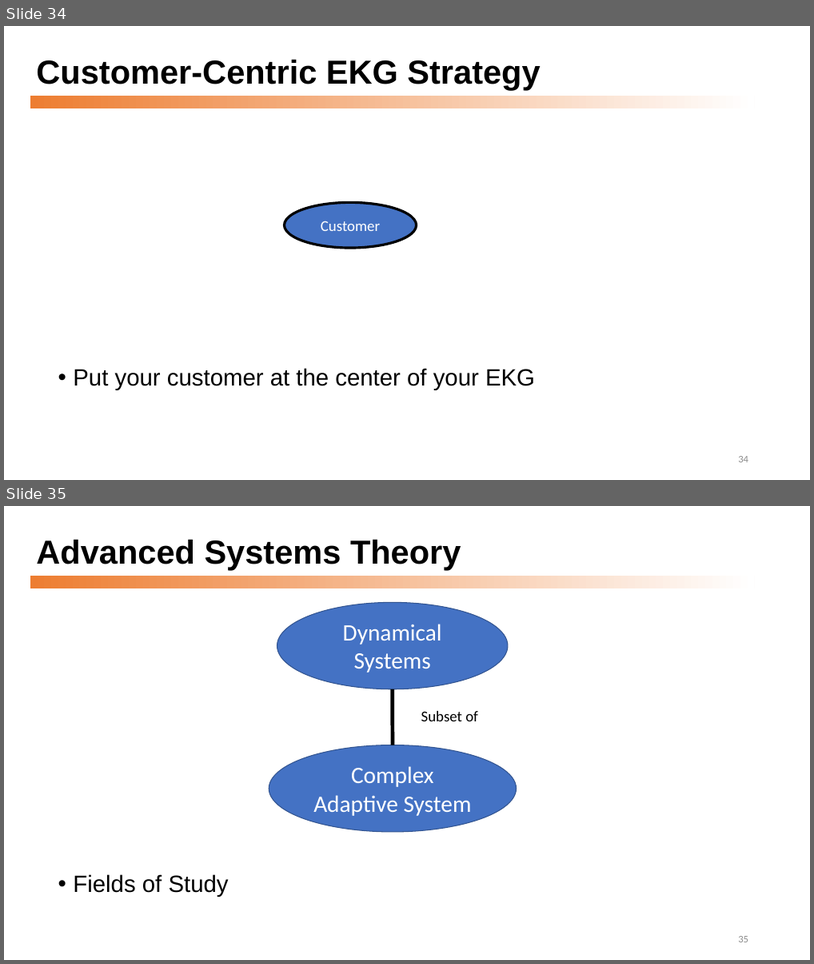
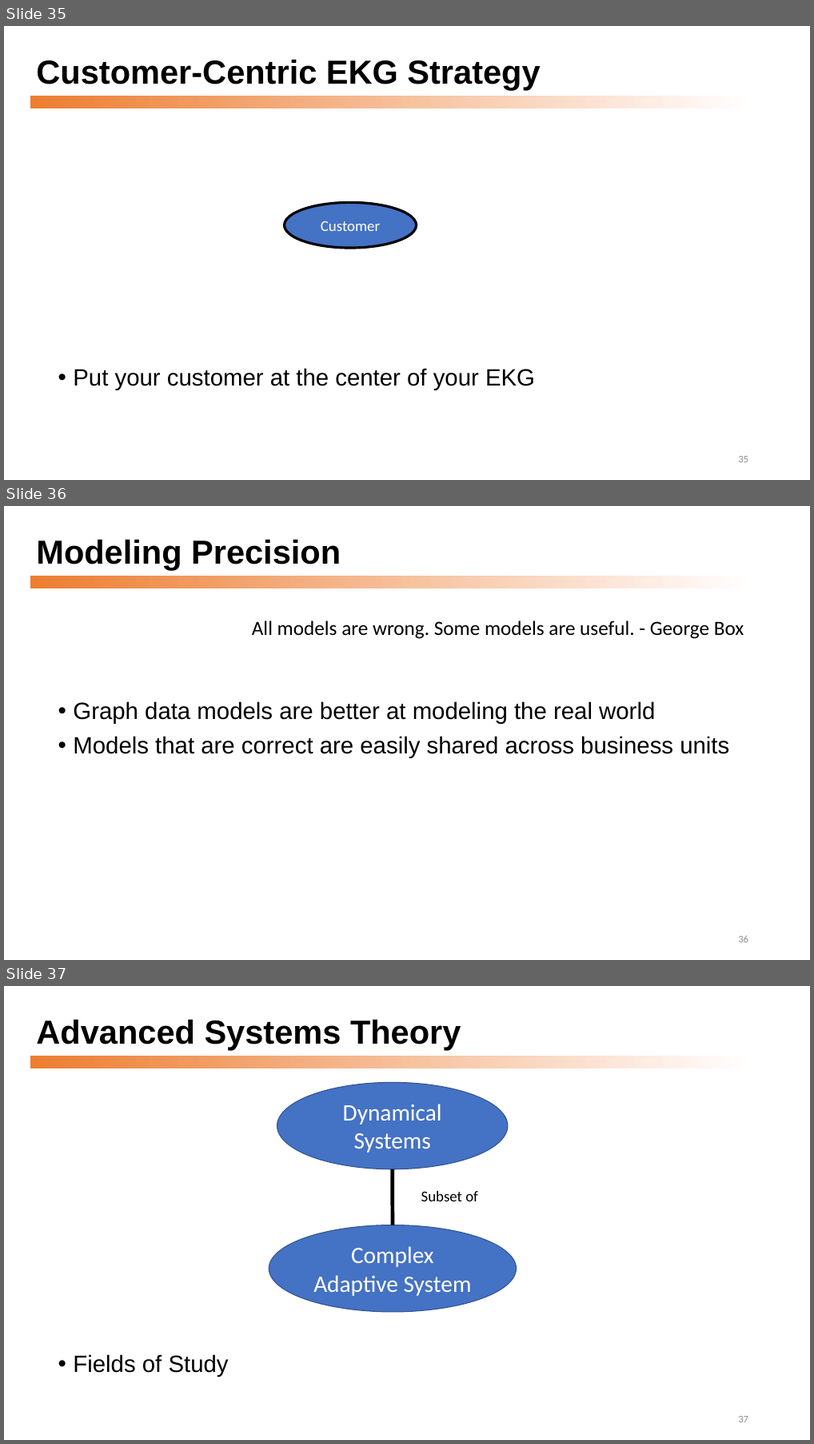
Before and after one commit to dmccreary/graph-systems-thinking, a slide deck: docs/presentations/Graph-Systems-Thinking-Half-Day-Workshop.pptx. Shown one above the other, each under a label of ours: slides 34 and 35 before the commit, slides 35, 36 and 37 after it. The pictures are 814x964 and 814x1444 pixels, drawn with LibreOffice and Linux fonts; fonts in the diff are those of the drawing. Boxes give left, top, right and bottom in pixels: in the first picture for what was removed or moved away, otherwise in the second. Text is boxed around its words. In the diff, an @@ line names an element or a change of style, - is before the commit and + after.

```diff
--- a/docs/presentations/Graph-Systems-Thinking-Half-Day-Workshop.pptx
+++ b/docs/presentations/Graph-Systems-Thinking-Half-Day-Workshop.pptx
@@ slide 36 added at [4,506,810,960], background #FFFFFF; not listed: 1 template element that a slide beside it also shows @@
@@ title added at [36,540,341,570], 39.6 pt, text #000000, bold @@
+Modeling Precision
@@ text added at [252,620,744,639], 24 pt, text #000000 @@
+All models are wrong. Some models are useful. - George Box
@@ text added at [73,701,730,758], 28 pt, text #000000 @@
+• Graph data models are better at modeling the real world
+• Models that are correct are easily shared across business units
@@ page number added at [738,935,749,942], 12 pt, text #8C8C8C @@
+36
@@ what was slide 34 is now slide 35 @@
@@ page number at [738,456,749,462]: text changed @@
-34
+35
@@ what was slide 35 is now slide 37 @@
@@ page number at [738,1416,749,1422]: text changed @@
-35
+37
```
Also in this commit, not shown: 3 slides changed, 1 other slide added, 6 other files.
